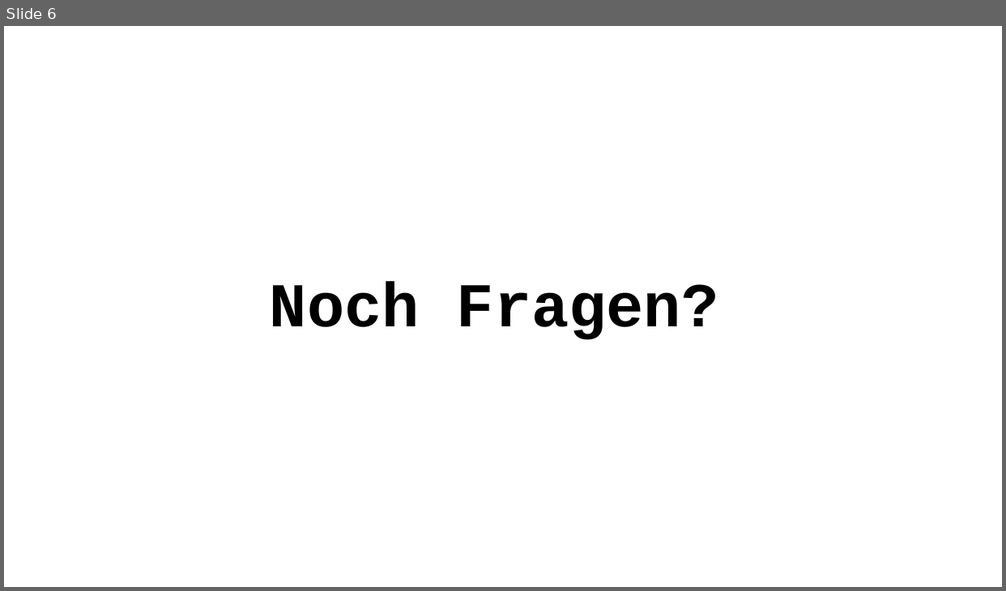
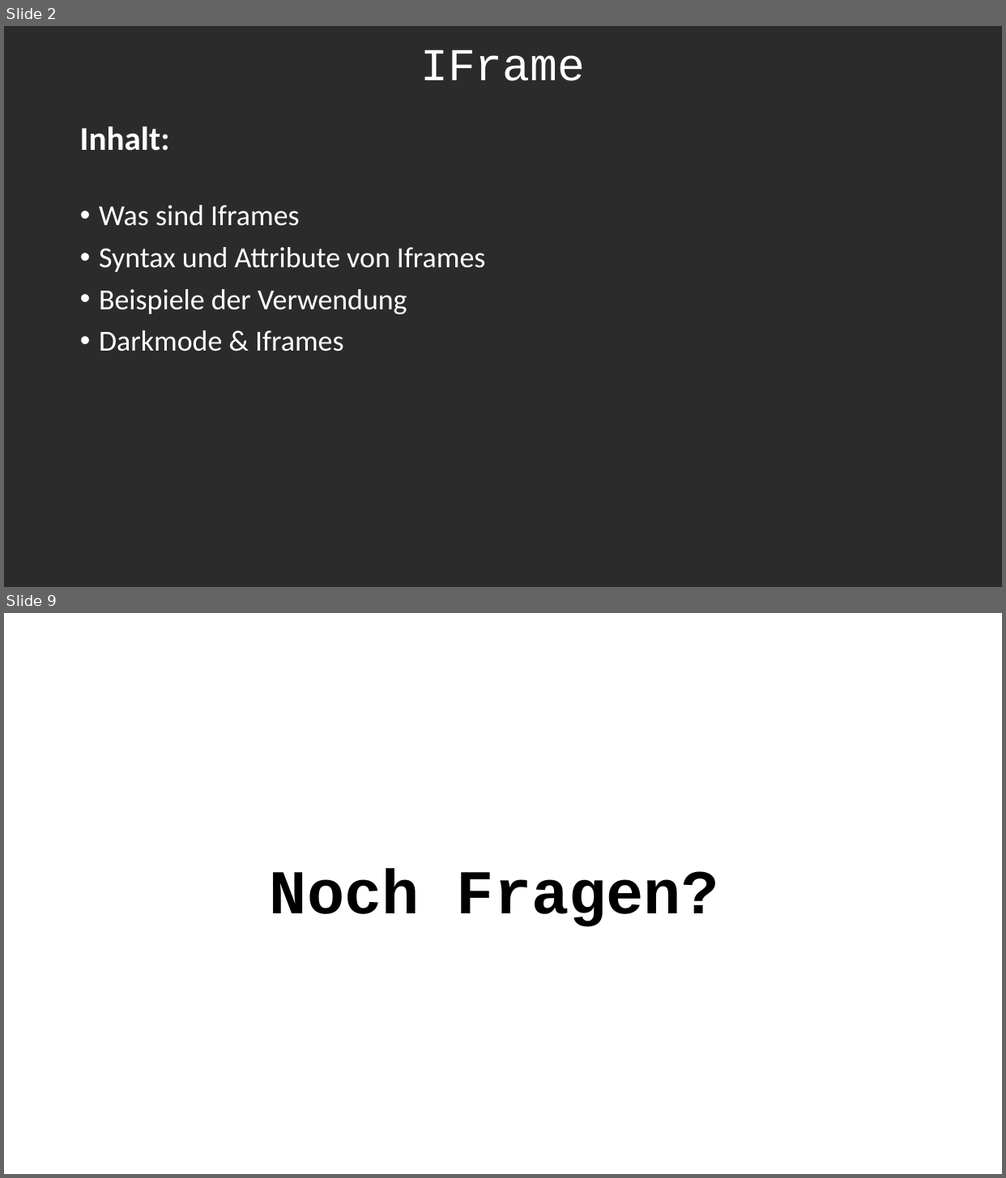
Before and after one commit to DaMu14/LA1600, a slide deck: Präsentation/Prasentation_zu_IFrame.pptx. Shown one above the other, each under a label of ours: slide 6 before the commit, slides 2 and 9 after it; the slides between them are not shown. The pictures are 1006x591 and 1006x1178 pixels, drawn with LibreOffice and Linux fonts; fonts in the diff are those of the drawing; background and template pictures are left out; a plain dark background stands for a picture behind light text. Boxes give left, top, right and bottom in pixels: in the first picture for what was removed or moved away, otherwise in the second. Text is boxed around its words. In the diff, an @@ line names an element or a change of style, - is before the commit and + after.

```diff
--- a/Präsentation/Prasentation_zu_IFrame.pptx
+++ b/Präsentation/Prasentation_zu_IFrame.pptx
@@ slide 2 added at (4,26,1002,587), background picture (left out) @@
@@ title added at (420,50,585,81), 44 pt, text #FFFFFF @@
+IFrame
@@ text added at (80,126,170,151), 32 pt, text #FFFFFF, bold @@
+Inhalt:
@@ text added at (99,205,486,352), 28 pt, text #FFFFFF @@
+• Was sind Iframes
+• Syntax und Attribute von Iframes
+• Beispiele der Verwendung
+• Darkmode & Iframes
@@ what was slide 6 is now slide 9 @@
```
Also in this commit, not shown: 4 slides changed, 3 other slides added, 1 slide removed.
